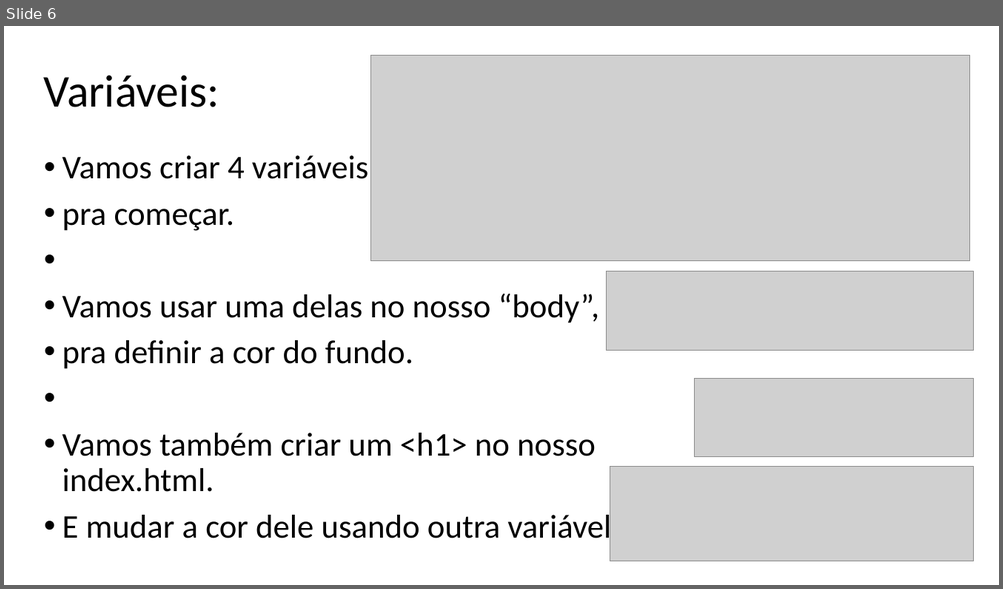
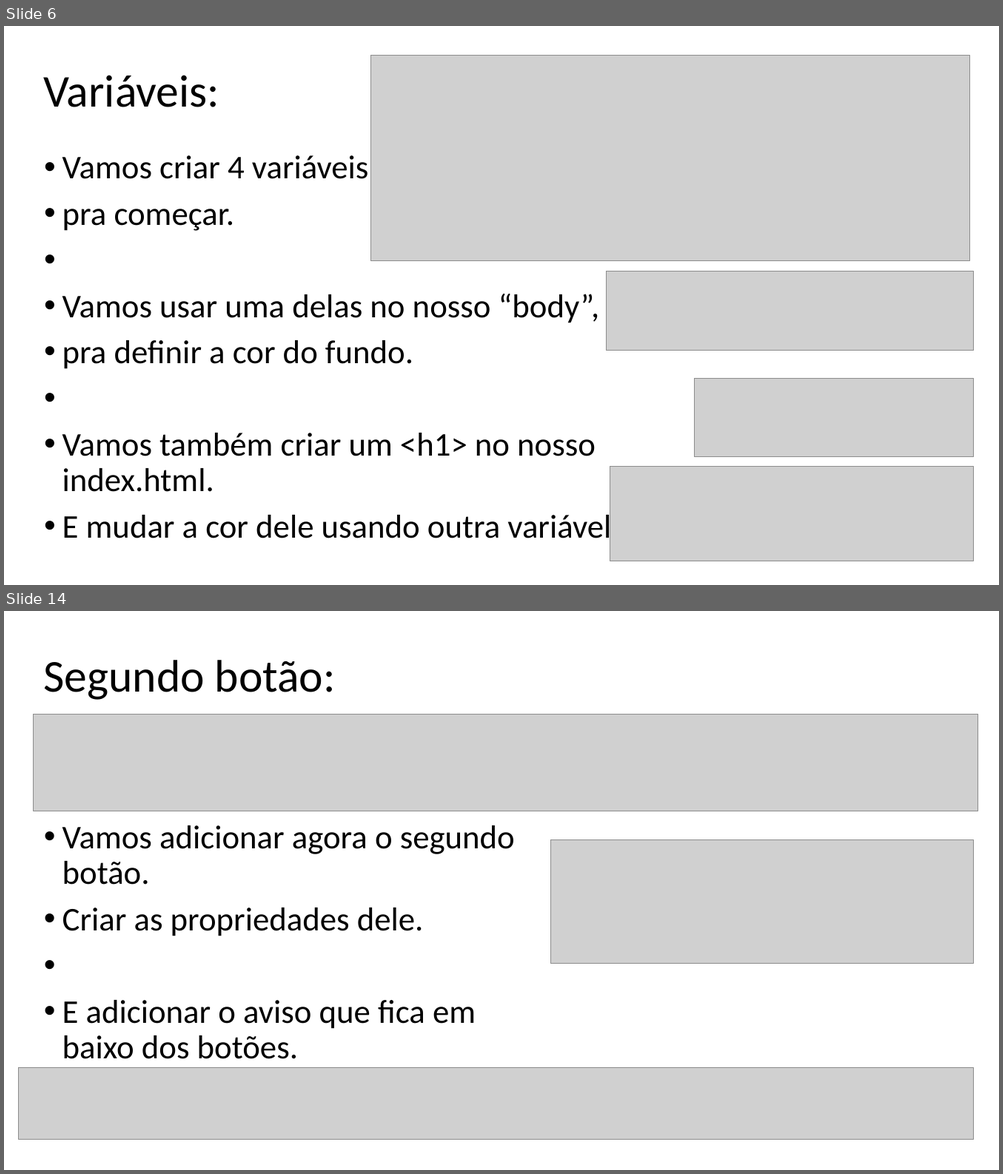
Before and after one commit to Ruan-Sanj1/Streaming, a slide deck: Steaming/H- Aula 1 (Streaming).pptx. Shown one above the other, each under a label of ours: slide 6 before the commit, slides 6 and 14 after it; the slides between them are not shown. The pictures are 1003x589 and 1003x1174 pixels, drawn with LibreOffice and Linux fonts; fonts in the diff are those of the drawing; grey boxes stand for pictures. Boxes give left, top, right and bottom in pixels: in the first picture for what was removed or moved away, otherwise in the second. Text is boxed around its words. In the diff, an @@ line names an element or a change of style, - is before the commit and + after.

```diff
--- a/Steaming/H- Aula 1 (Streaming).pptx
+++ b/Steaming/H- Aula 1 (Streaming).pptx
@@ slide 14 added at bbox=[4, 611, 999, 1170], background #FFFFFF @@
@@ text added at bbox=[43, 660, 336, 700], 44 pt, text #000000 @@
+Segundo botão:
@@ picture added at bbox=[33, 714, 978, 811] @@
@@ text added at bbox=[62, 826, 515, 1059], 32 pt, text #000000 @@
+• Vamos adicionar agora o segundo botão.
+• Criar as propriedades dele.
+• E adicionar o aviso que fica em baixo dos botões.
@@ picture added at bbox=[551, 840, 973, 963] @@
@@ picture added at bbox=[19, 1068, 974, 1140] @@
```
Also in this commit, not shown: 6 other slides changed, 9 other slides added, 11 slides removed.
